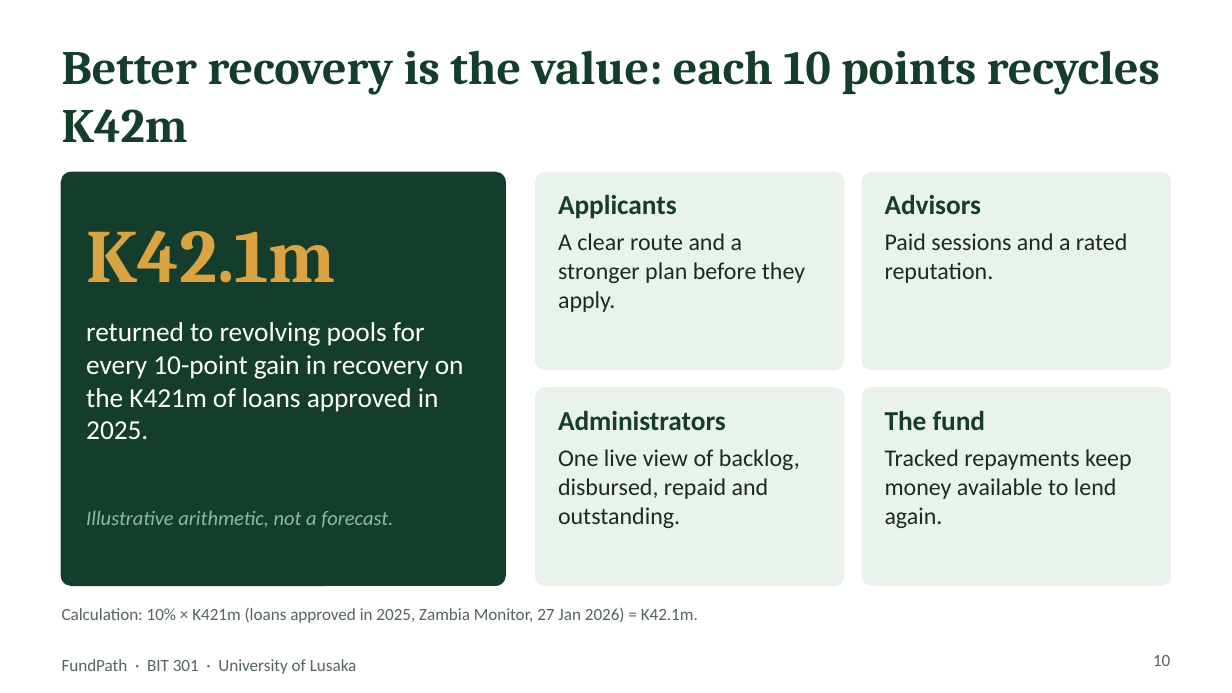
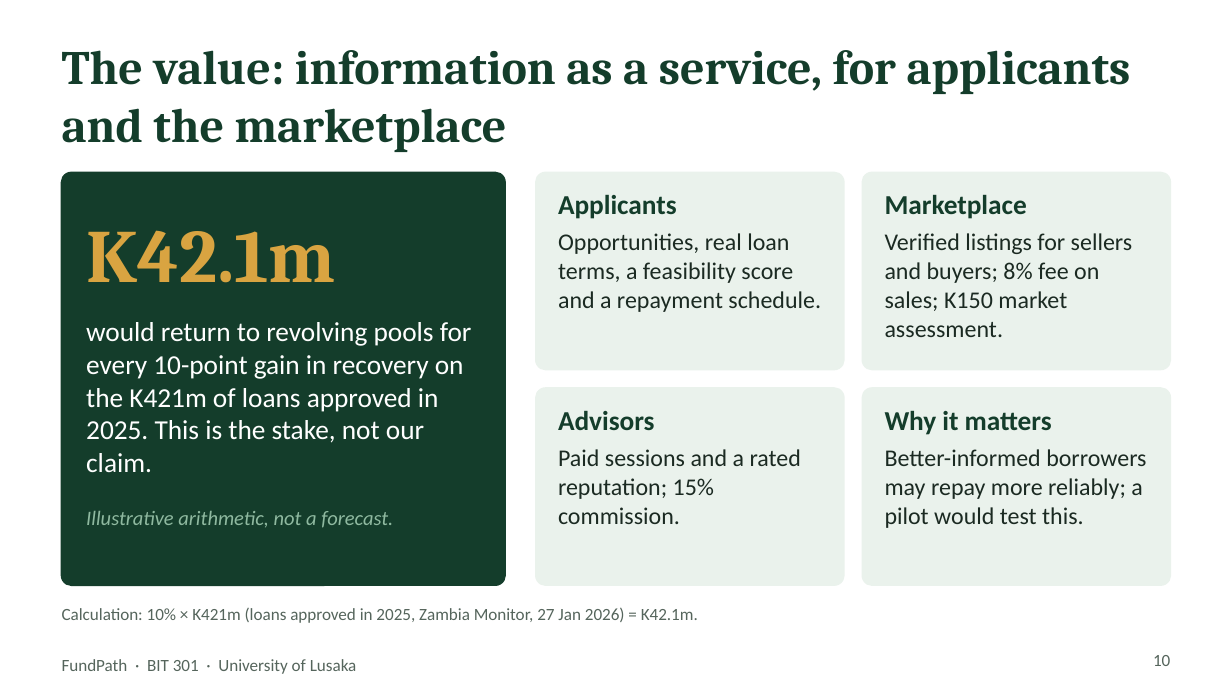
Before and after one commit to mwemmz/cdf-project, a slide deck: slide 10 of docs/presentation/FundPath_CDF_Academic_Deck.pptx. Drawn at 1232x693 pixels with LibreOffice and Linux fonts; fonts in the diff are those of the drawing. Boxes give left, top, right and bottom in pixels: in the first picture for what was removed or moved away, otherwise in the second. Text is boxed around its words. In the diff, an @@ line names an element or a change of style, - is before the commit and + after.

```diff
--- a/docs/presentation/FundPath_CDF_Academic_Deck.pptx
+++ b/docs/presentation/FundPath_CDF_Academic_Deck.pptx
@@ title at <box>62,50,1131,152</box>: text changed @@
-Better recovery is the value: each 10 points recycles K42m
+The value: information as a service, for applicants and the marketplace
@@ text at <box>885,194,1133,337</box>: text changed @@
-Advisors
-Paid sessions and a rated reputation.
+Marketplace
+Verified listings for sellers and buyers; 8% fee on sales; K150 market assessment.
@@ text at <box>558,233,821,312</box>: text changed @@
-A clear route and a stronger plan before they apply.
+Opportunities, real loan terms, a feasibility score and a repayment schedule.
@@ text at <box>86,322,472,472</box>: text changed @@
-returned to revolving pools for every 10-point gain in recovery on the K421m of loans approved in 2025.
+would return to revolving pools for every 10-point gain in recovery on the K421m of loans approved in 2025. This is the stake, not our claim.
@@ text at <box>558,410,801,524</box>: text changed @@
-Administrators
-One live view of backlog, disbursed, repaid and outstanding.
+Advisors
+Paid sessions and a rated reputation; 15% commission.
@@ text at <box>885,410,1146,528</box>: text changed @@
-The fund
-Tracked repayments keep money available to lend again.
+Why it matters
+Better-informed borrowers may repay more reliably; a pilot would test this.
```
Also in this commit, not shown: 8 other slides changed, 4 other files.
